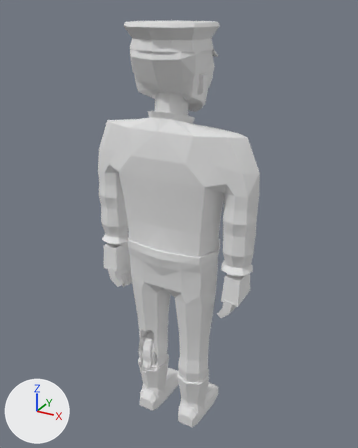
An edit to the glTF model assets/models/zombie_cop_m_b8.glb, drawn before and after from the same camera.
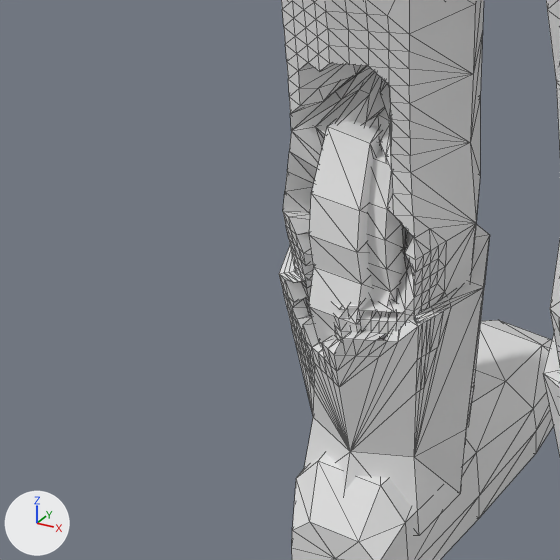
Each version appears first whole from a camera (50 mm lens) standing at (1.039, -1.832, 2.007) and looking at (-0.001, 0.058, 1.061), and next in a close-up on the part from 27% to 50% of the width and 72% to 90% of the height. Every picture has the same lights, and +X, +Y and +Z are marked at lower left. The older version's two pictures come first. The close-ups show mesh edges as thin lines. Vertices at exactly the same position are counted once.

Objects in the first close-up: 'zombie_cop_m_b8'.
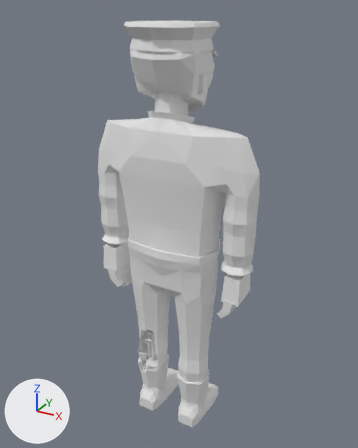
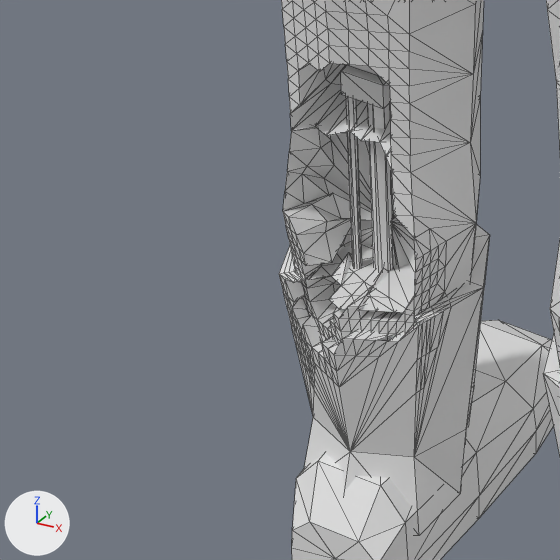
What the commit changed:
me_zombie_cop_m_b8 is used by ob_zombie_cop_m_b8; location (0.0, 0.0, 0.0).
me_zombie_cop_m_b8 had 1989 vertices, 3826 faces and spanned x -0.41..0.41, y -0.19..0.22, z 0.0..1.95.
me_zombie_cop_m_b8 now has 1973 vertices, 3782 faces and spans x -0.41..0.41, y -0.19..0.22, z 0.0..1.95.
me_zombie_cop_m_b8 part 1: a new loose piece, a box spanning x -0.138..-0.1, y -0.037..-0.005, z 0.441..0.463.
me_zombie_cop_m_b8 part 2: a new loose piece, a box spanning x -0.149..-0.075, y -0.03..0.026, z 0.465..0.505.
Part 3, on me_zombie_cop_m_b8:
66 vertices are removed from x -0.15..-0.09, y -0.08..0.1, z 0.22..0.41.
238 faces are deleted.
5 vertices in x -0.17..-0.15, y -0.04..-0.03, z 0.24..0.34 move by (-0.01, 0.0, 0.0).
4 vertices in x -0.09..-0.07, y -0.06..-0.04, z 0.24..0.29 move by (0.01, 0.01, 0.0).
4 vertices in x -0.15, y -0.03..-0.02, z 0.22..0.31 move by (-0.01, -0.01, 0.0).
3 vertices in x -0.12..-0.1, y -0.05..-0.02, z 0.37..0.49 move by (0.0, 0.01, 0.02).
3 vertices in x -0.1..-0.07, y -0.05..-0.03, z 0.26..0.48 move by (0.01, 0.01, 0.01).
3 vertices in x -0.11..-0.08, y -0.03..-0.01, z 0.24..0.35 move by (0.01, -0.01, 0.01).
162 vertices move from x -0.17..-0.07, y -0.07..0.1, z 0.19..0.49 to x -0.18..-0.06, y -0.06..0.06, z 0.1..0.53.
34 vertices are added at x -0.17..-0.06, y -0.05..0.01, z 0.1..0.5.
170 new faces join them.

Where the change shows, as pixel boxes [x1, y1, x2, y2] in the close-ups (560 x 560 px; the box of a moved part takes in the faces that stretch with it):
part 1 of me_zombie_cop_m_b8, added
    after: [341, 65, 390, 109]
part 2 of me_zombie_cop_m_b8, added (mostly hidden)
    after: [349, 65, 379, 76]
part 3 of me_zombie_cop_m_b8, moved or reshaped
    before: [283, 64, 418, 358]
    after: [283, 96, 418, 358]
